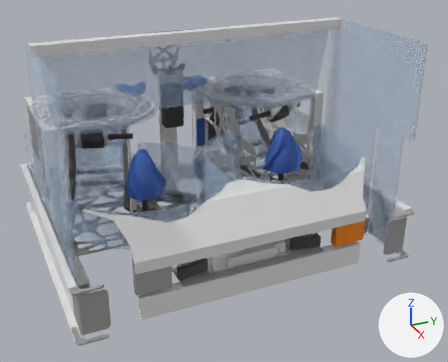
The glTF model cad/robots/1706-body.glb: old version first, new version second.
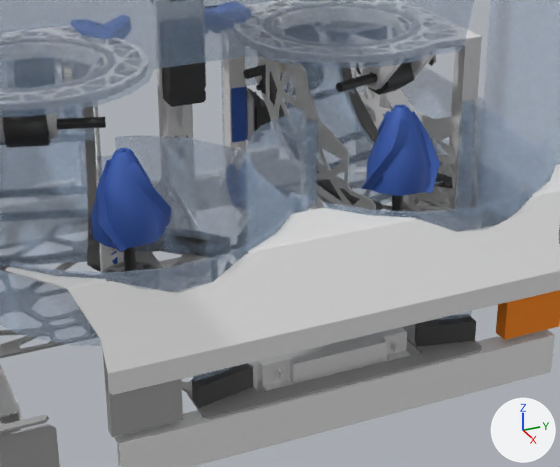
Each version appears first whole from a camera (50 mm lens) standing at (1.332, -0.538, 0.824) and looking at (0.062, 0.033, 0.189), and next in a close-up on the part from 18% to 81% of the width and 20% to 86% of the height. Lighting does not change. The marker at lower right points along +X, +Y and +Z. The older version's two pictures come first. Where no turn or scale is listed for an object, it has been applied to the vertices. Vertices at exactly the same position are counted once.

In view in the first close-up: '3/8" Rounded Hex (0.5" L, 10.25mm OD)', 'Part 1-Mirrored', 'Part 10', 'Part 14', 'Part 2', 'Part 23', 'Part 26-Mirrored', 'Part 8', 'Robot Radio (VH-109)', 'TTB-TUBE-008' and 2 more.
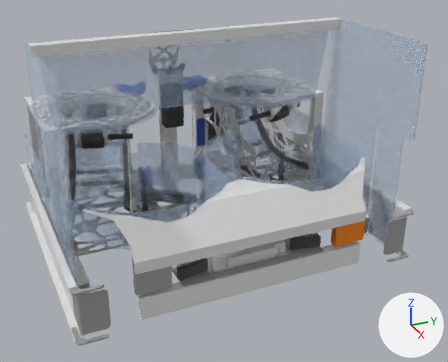
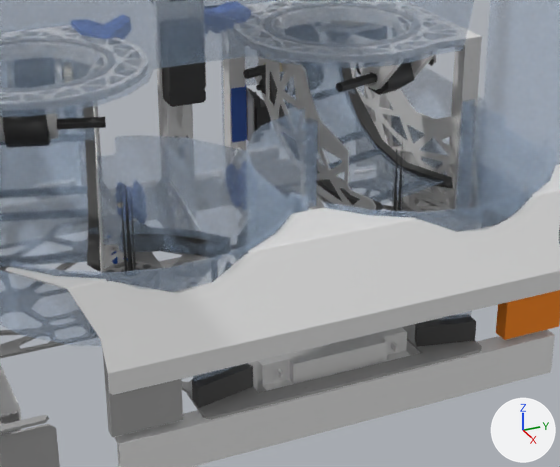
What changed in the scene script:
```text
Change me_3_8__rounded_hex__0_5__l__10_25mm_od:
    used by ob_3_8__rounded_hex__0_5__l__10_25mm_od; location = (-0.097, -0.018, 0.193)
    remove me_3_8__rounded_hex__0_5__l__10_25mm_od.from_pydata(...)  # 7540 vertices, 15042 faces; spans x -0.199..0.216, y -0.353..0.37, z -0.152..0.152
    add me_3_8__rounded_hex__0_5__l__10_25mm_od.from_pydata(...)  # 7533 vertices, 14994 faces; spans x -0.199..0.216, y -0.353..0.37, z -0.152..0.152
    me_3_8__rounded_hex__0_5__l__10_25mm_od part 1
    3 vertices are removed from x 0.185..0.193, y -0.166..-0.158, z 0.089
    24 faces are deleted
    me_3_8__rounded_hex__0_5__l__10_25mm_od part 2
    4 vertices are removed from x 0.18..0.193, y 0.194..0.203, z 0.089
    24 faces are deleted
Change me_part_1_mirrored:
    used by ob_part_1_mirrored; location = (-0.053, -0.008, 0.216)
    remove me_part_1_mirrored.from_pydata(...)  # 971 vertices, 2010 faces; spans x -0.264..0.188, y -0.212..0.228, z -0.138..0.138
    add me_part_1_mirrored.from_pydata(...)  # 477 vertices, 976 faces; spans x -0.264..-0.122, y -0.118..0.137, z -0.138..0.138
    me_part_1_mirrored part 3: the loose piece of 247 vertices spanning x 0.091..0.188, y -0.212..-0.119, z -0.003..0.098 is deleted
    me_part_1_mirrored part 4: the loose piece of 247 vertices spanning x 0.091..0.188, y 0.135..0.228, z -0.003..0.098 is deleted
```

Pixel boxes [x1, y1, x2, y2] of what changed, in the close-ups (560 x 467 px):
'Part 1-Mirrored', reshaped
    before: [90, 84, 440, 252]
    after: [231, 84, 247, 142]
part 1 of me_3_8__rounded_hex__0_5__l__10_25mm_od, deleted (mostly hidden)
    before: [124, 247, 136, 271]
part 2 of me_3_8__rounded_hex__0_5__l__10_25mm_od, deleted (mostly hidden)
    before: [392, 195, 402, 211]
part 3 of me_part_1_mirrored, deleted (blue)
    before: [90, 148, 172, 252]
part 4 of me_part_1_mirrored, deleted (blue)
    before: [361, 105, 440, 196]
